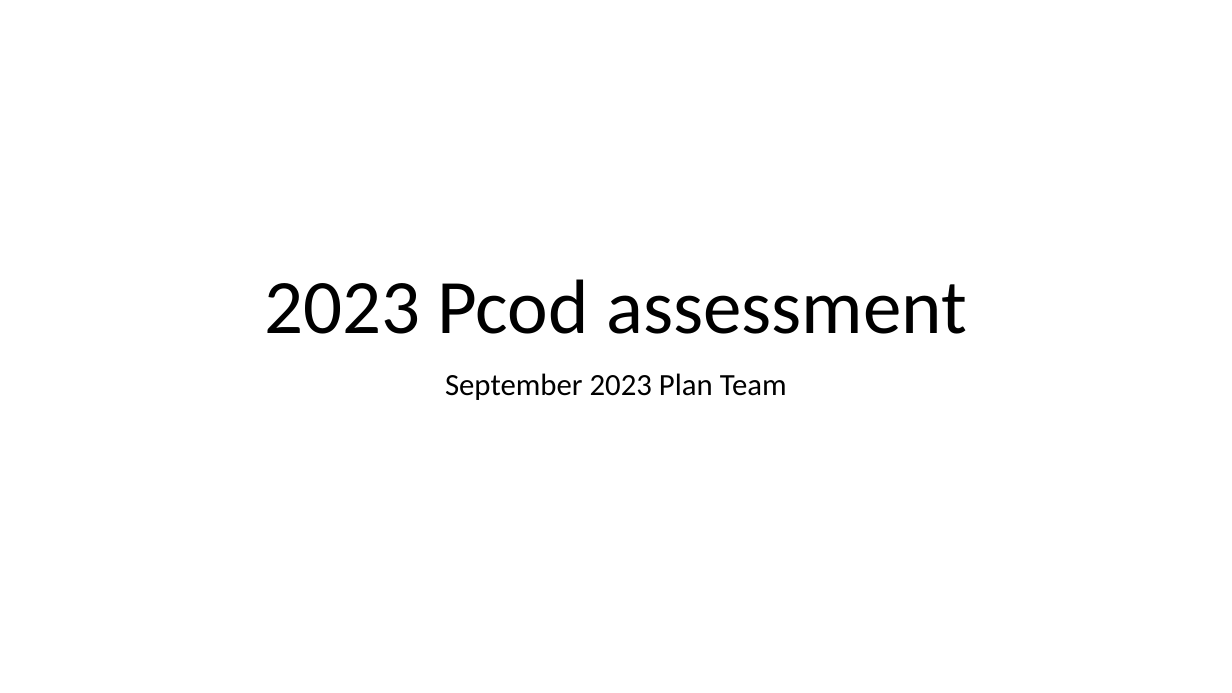
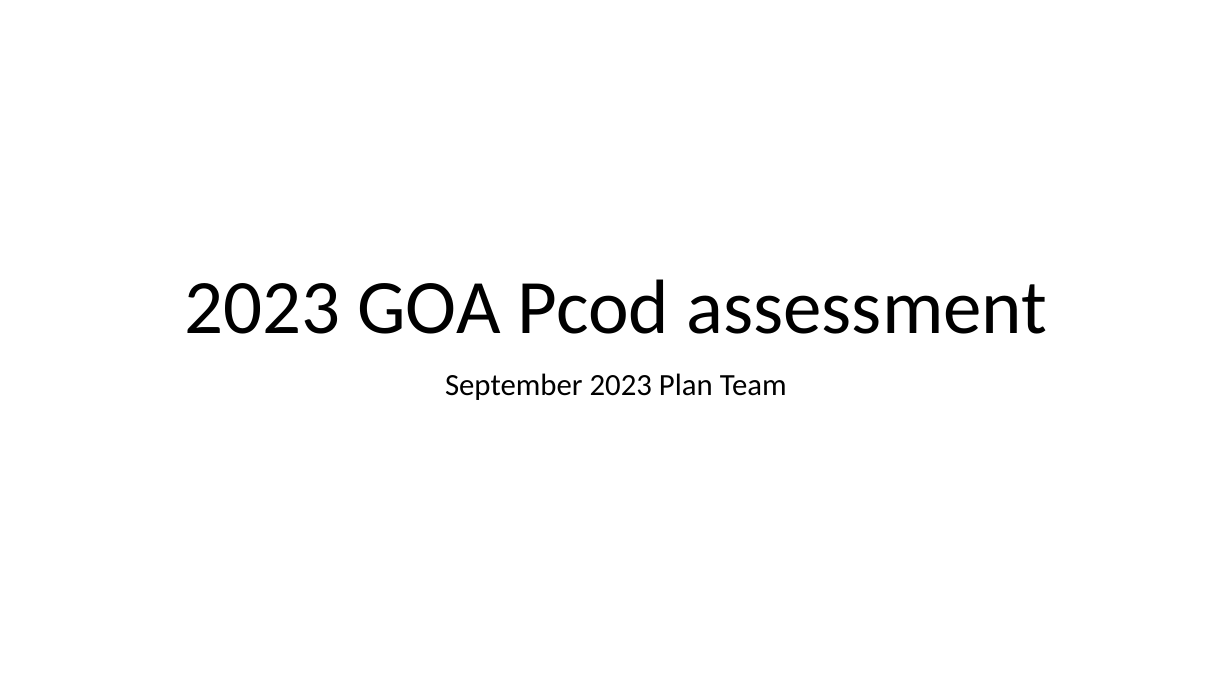
Before and after one commit to pete-hulson/goa_pcod, a slide deck: slide 1 of 2023/presentation/goa_pcod_sept23.pptx. Drawn at 1232x693 pixels with LibreOffice and Linux fonts; fonts in the diff are those of the drawing. Boxes give left, top, right and bottom in pixels: in the first picture for what was removed or moved away, otherwise in the second. Text is boxed around its words. In the diff, an @@ line names an element or a change of style, - is before the commit and + after.

```diff
--- a/2023/presentation/goa_pcod_sept23.pptx
+++ b/2023/presentation/goa_pcod_sept23.pptx
@@ title at [184, 279, 1047, 334]: text changed @@
-2023 Pcod assessment
+2023 GOA Pcod assessment
```
Also in this commit, not shown: 3 other slides changed, 2 slides added, 10 other files.
